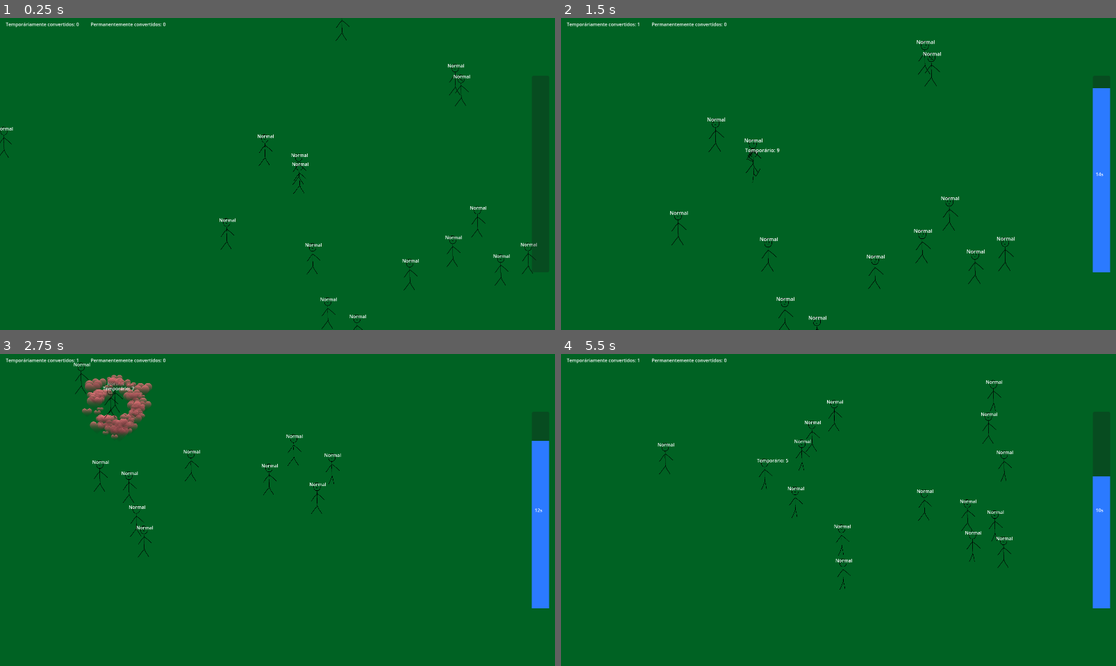
Above: before the commit, frames 1-4 (two rows, left to right).
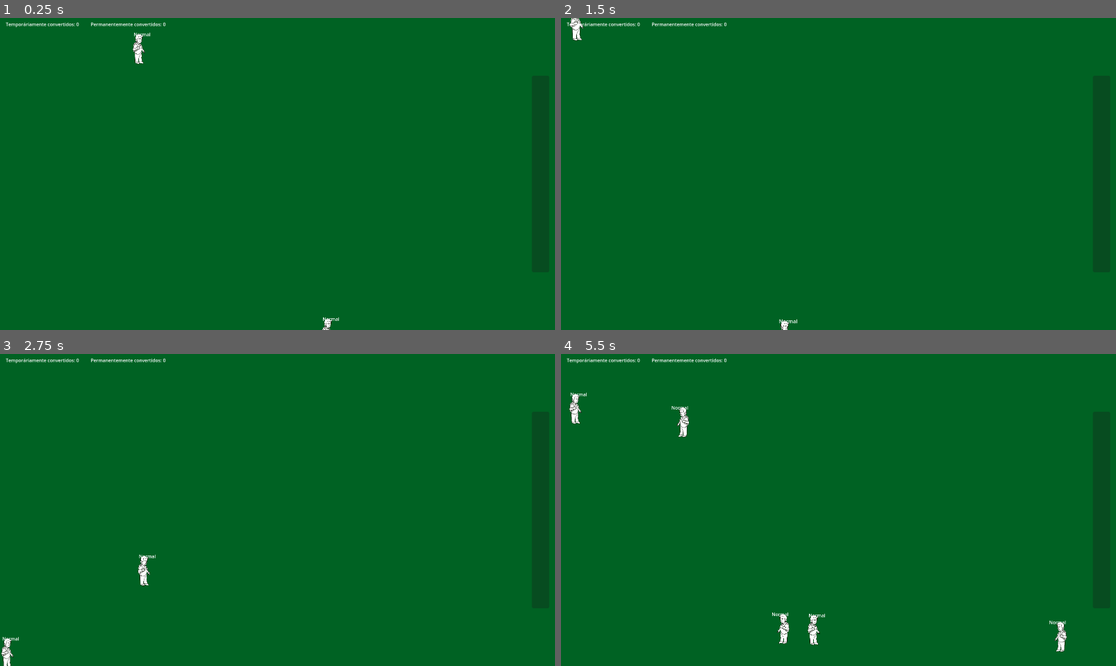
Above: after the commit, the same moments.

Repository: Harry32/PirateSoftwareGameJam
Game: Godot game, scene res://scenes/game.tscn
The game is run twice, just before and just after one commit, with the same random seed, the same clock (stepped at 60 frames per second) and the same inputs.
Inputs (mouse positions are in pixels of both pictures, inside the frame that each line leads up to):
- Up to frame 1 (0.25 s): no input
- Up to frame 2 (1.5 s): tap Enter at 0.5 s; move the mouse to (860, 167) at 0.52 s; press the mouse at (860, 167) at 0.53 s; hold D (Right) 0.53-1.28 s; move the mouse to (1016, 258) at 1.27 s; release the mouse at (1016, 258) at 1.28 s; hold S (Down) from 1.28 s (still down); tap Mouse wheel up (Zoom In) at 1.35 s; click (1016, 258) at 1.42 s
- Up to frame 3 (2.75 s): move the mouse to (288, 522) at 2.02 s; release S (Down) at 2.03 s; hold D (Right) from 2.03 s (still down); hold Mouse wheel down (Zoom Out) from 2.03 s (still down); click (288, 522) at 2.17 s
- Up to frame 4 (5.5 s): move the mouse to (877, 497) at 2.77 s; release D (Right) at 2.78 s; release Mouse wheel down (Zoom Out) at 2.78 s; hold W (Up) 2.78-3.53 s; click (877, 497) at 2.85 s; move the mouse to (649, 375) at 3.52 s; hold Mouse wheel up (Zoom In) 3.53-4.28 s; hold A (Left) 3.53-5.03 s; click (649, 375) at 3.67 s; move the mouse to (672, 481) at 4.27 s; tap Mouse wheel down (Zoom Out) at 4.35 s; click (672, 481) at 4.42 s; move the mouse to (616, 497) at 5.02 s; press the mouse at (616, 497) at 5.03 s; hold S (Down) from 5.03 s (still down)

The runs differ from the first frame. In frame 1, 0.9% of the frame differs, in the area x 0-97%, y 0-100%; in frame 2, 2.8%; in frame 3, 4.0%, in the area x 0-99%, y 1-100%; in frame 4, 2.9%.

Commit message:
Fixing people

Diff:
--- a/scenes/person.tscn
+++ b/scenes/person.tscn
@@ -1,9 +1,10 @@
-[gd_scene load_steps=32 format=3 uid="uid://o33urjc3n8t4"]
+[gd_scene load_steps=33 format=3 uid="uid://o33urjc3n8t4"]
 
 [ext_resource type="Texture2D" uid="uid://kj3c5s8brcj3" path="res://graphics/person_gradient_texture.tres" id="1_4g3up"]
 [ext_resource type="Script" path="res://scripts/person.gd" id="1_xvrq1"]
 [ext_resource type="Texture2D" uid="uid://d2vp1078mv7su" path="res://graphics/particles/symbol_01.png" id="2_h6mjv"]
 [ext_resource type="Texture2D" uid="uid://baa224f6m2vhu" path="res://graphics/people/ph - walking 1.png" id="4_1xfo7"]
+[ext_resource type="Texture2D" uid="uid://5qfvx7behudn" path="res://graphics/people/300x300.png" id="4_7kqmu"]
 [ext_resource type="Texture2D" uid="uid://dfjiab2i5xtw5" path="res://graphics/people/ph - gd 3.png" id="4_m44ik"]
 [ext_resource type="PackedScene" uid="uid://dakwgp04xy1km" path="res://scenes/control/state_machine.tscn" id="4_p4c0u"]
 [ext_resource type="Texture2D" uid="uid://cfmhfox20cdmb" path="res://graphics/people/ph - idle 2.png" id="4_yd6vf"]
@@ -124,7 +125,7 @@
 graph_offset = Vector2(-54, -95)
 
 [sub_resource type="RectangleShape2D" id="RectangleShape2D_ok6tu"]
-size = Vector2(32, 107)
+size = Vector2(49, 104)
 
 [node name="Person" type="CharacterBody2D"]
 collision_mask = 0
@@ -166,7 +167,7 @@
 
 [node name="Sprite2D" type="Sprite2D" parent="."]
 scale = Vector2(0.4, 0.4)
-texture = ExtResource("4_yd6vf")
+texture = ExtResource("4_7kqmu")
 
 [node name="AnimationPlayer" type="AnimationPlayer" parent="."]
 libraries = {
@@ -174,6 +175,7 @@
 }
 
 [node name="AnimationTree" type="AnimationTree" parent="."]
+active = false
 libraries = {
 "": SubResource("AnimationLibrary_dttf4")
 }
@@ -181,7 +183,7 @@
 anim_player = NodePath("../AnimationPlayer")
 
 [node name="CollisionShape2D" type="CollisionShape2D" parent="."]
-position = Vector2(0, 4.5)
+position = Vector2(-8.5, 7)
 shape = SubResource("RectangleShape2D_ok6tu")
 
 [node name="Timer" type="Timer" parent="."]
--- a/scenes/test_scene.tscn
+++ b/scenes/test_scene.tscn
@@ -1,18 +1,23 @@
 [gd_scene load_steps=6 format=3 uid="uid://cvqcmw6kxv1lo"]
 
 [ext_resource type="Texture2D" uid="uid://bfeh0t2643udc" path="res://graphics/gradient_texture.tres" id="1_ldara"]
-[ext_resource type="PackedScene" uid="uid://o33urjc3n8t4" path="res://scenes/person.tscn" id="2_a3ao7"]
 [ext_resource type="PackedScene" uid="uid://mpyxy4gv0up5" path="res://scenes/people_spawner.tscn" id="3_e26fd"]
 [ext_resource type="PackedScene" uid="uid://kl5xdrsakx2" path="res://scenes/ui.tscn" id="3_qsgc8"]
 [ext_resource type="Script" path="res://scripts/camera.gd" id="3_r2yuu"]
 
+[sub_resource type="PlaceholderMesh" id="PlaceholderMesh_1ya10"]
+aabb = AABB(-6000, -6000, 0, 12000, 12000, 0)
+
 [node name="TestScene" type="Node2D"]
-metadata/_edit_horizontal_guides_ = [-3535.0, 4672.0]
-metadata/_edit_vertical_guides_ = [-5753.0, 7690.0]
+metadata/_edit_horizontal_guides_ = [-6000.0, 6000.0]
+metadata/_edit_vertical_guides_ = [-6000.0, 6000.0]
+
+[node name="MeshInstance2D" type="MeshInstance2D" parent="."]
+mesh = SubResource("PlaceholderMesh_1ya10")
 
 [node name="GradientTexture" type="Sprite2D" parent="."]
-position = Vector2(973.001, 557)
-scale = Vector2(210, 128.156)
+position = Vector2(-5.75781e-05, 0.000247955)
+scale = Vector2(187.469, 187.469)
 texture = ExtResource("1_ldara")
 
 [node name="UI" parent="." instance=ExtResource("3_qsgc8")]
@@ -22,9 +27,6 @@
 position_smoothing_enabled = true
 script = ExtResource("3_r2yuu")
 
-[node name="PeopleSpawner" parent="." instance=ExtResource("3_e26fd")]
-x1 = 1920.0
-y1 = 1080.0
-
-[node name="Person" parent="." instance=ExtResource("2_a3ao7")]
-position = Vector2(1036, 518)
+[node name="PeopleSpawner" parent="." node_paths=PackedStringArray("meshArea") instance=ExtResource("3_e26fd")]
+quantity = 200
+meshArea = NodePath("../MeshInstance2D")
--- a/scripts/camera.gd
+++ b/scripts/camera.gd
@@ -4,16 +4,15 @@
 var zoomRate: Vector2 = Vector2(0.1, 0.1)
 var speed: float = 500.0
 
-# Called when the node enters the scene tree for the first time.
+
 func _ready():
 	pass # Replace with function body.
 
 
-# Called every frame. 'delta' is the elapsed time since the previous frame.
 func _physics_process(delta):
 	var direction = Input.get_vector("Left", "Right", "Up", "Down")
 
-	position += direction * speed * delta
+	position += direction * get_speed() * delta
 
 
 func _input(event):
@@ -24,3 +23,7 @@
 	if event.is_action_pressed("Zoom Out"):
 		if zoom.x > 0.1:
 			zoom -= zoomRate
+
+
+func get_speed() -> float:
+	return speed / zoom.x
--- a/scripts/control/walking.gd
+++ b/scripts/control/walking.gd
@@ -10,7 +10,7 @@
 
 
 func state_physics_process(_delta: float):
-	var direction = Vector2.ZERO
+	targetCharacter.direction = Vector2.ZERO
 	var velocity = targetCharacter.velocity
 	var speed = targetCharacter.speed
 
@@ -25,10 +25,10 @@
 			exit(idleState)
 
 		if targetCharacter.targetPosition != targetCharacter.position:
-			direction = targetCharacter.position.direction_to(targetCharacter.targetPosition)
+			targetCharacter.direction = targetCharacter.position.direction_to(targetCharacter.targetPosition)
 
-		if direction:
-			velocity = direction * speed
+		if targetCharacter.direction:
+			velocity = targetCharacter.direction * speed
 		else:
 			velocity.x = move_toward(velocity.x, 0, speed)
 			velocity.y = move_toward(velocity.y, 0, speed)
--- a/scripts/people_spawner.gd
+++ b/scripts/people_spawner.gd
@@ -2,10 +2,7 @@
 
 
 @export var quantity: int = 15
-@export var x0: float
-@export var y0: float
-@export var x1: float
-@export var y1: float
+@export var meshArea: MeshInstance2D
 
 
 var rng = RandomNumberGenerator.new()
@@ -13,12 +10,21 @@
 
 
 func _ready():
+	var x0 = meshArea.mesh.get_aabb().position.x
+	var y0 = meshArea.mesh.get_aabb().position.y
+	var x1 = x0 + meshArea.mesh.get_aabb().size.x
+	var y1 = y0 + meshArea.mesh.get_aabb().size.y
 
 	for i in range(quantity):
 		var x = rng.randf_range(x0, x1)
 		var y = rng.randf_range(y0, y1)
 
 		var personInstance = PERSON.instantiate()
+
 		personInstance.position = Vector2(x, y)
+		personInstance.walkableX0 = x0
+		personInstance.walkableX1 = x1
+		personInstance.walkableY0 = y0
+		personInstance.walkableY1 = y1
 
 		$"..".call_deferred("add_child", personInstance)
--- a/scripts/person.gd
+++ b/scripts/person.gd
@@ -7,9 +7,15 @@
 var effect: String = "None"
 var executeAction: bool = false
 var closePeople: Array[CharacterBody2D]
+var direction: Vector2
+var walkableX0: float
+var walkableX1: float
+var walkableY0: float
+var walkableY1: float
 
 
 func _ready():
+	direction = Vector2.ZERO
 	targetPosition = position
 	$Timer.wait_time = rng.randf_range(0, 5)
 	$Timer.start()
@@ -23,11 +29,18 @@
 	if effect == "None":
 		$Label.text = "Normal"
 
+	update_facing_direction()
 	move_and_slide()
 
+
+func update_facing_direction():
+	if direction != Vector2.ZERO:
+		$Sprite2D.flip_h = velocity.x < 0
+
+
 func get_new_target_position():
-	var newX = rng.randf_range(0, 1920)
-	var newY = rng.randf_range(0, 1080)
+	var newX = rng.randf_range(walkableX0, walkableX1)
+	var newY = rng.randf_range(walkableY0, walkableY1)
 
 	targetPosition = Vector2(newX, newY)
 
Binary file added: graphics/people/300x300.png
Not shown, added: graphics/people/300x300.png.import
